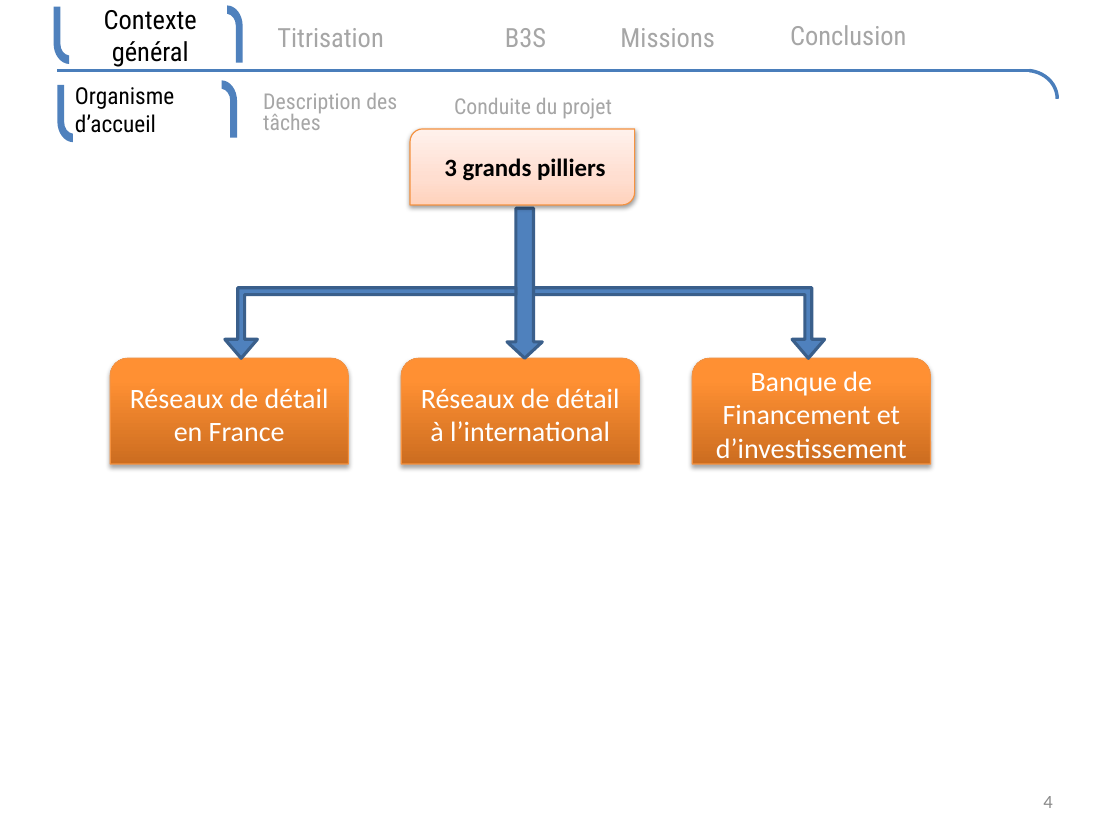
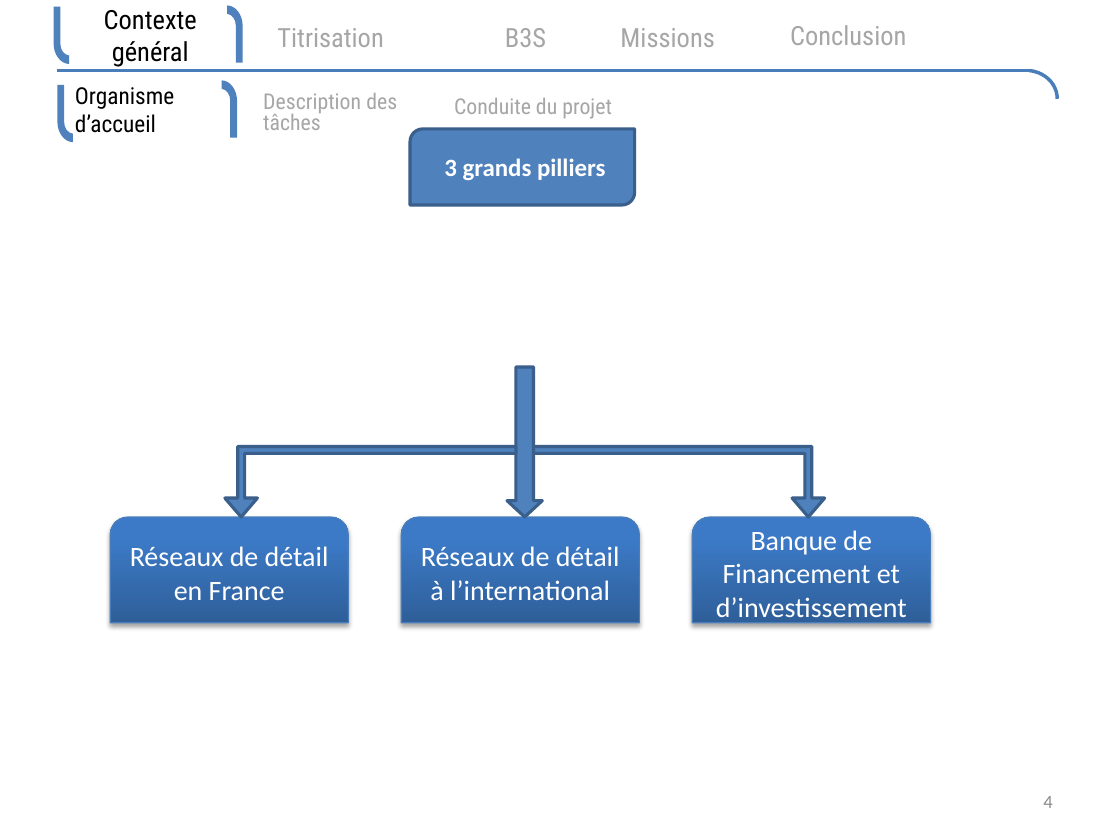
Before and after one commit to abdssamadsabri/hello-world, a slide deck: slide 4 of PFE_PRES (1).pptx. Drawn at 1120x840 pixels with LibreOffice and Linux fonts; fonts in the diff are those of the drawing. Boxes give left, top, right and bottom in pixels: in the first picture for what was removed or moved away, otherwise in the second. Text is boxed around its words. In the diff, an @@ line names an element or a change of style, - is before the commit and + after.

```diff
--- a/PFE_PRES (1).pptx
+++ b/PFE_PRES (1).pptx
@@ round diag rect "3 grands pilliers" at [410, 129, 635, 205]: text colour #000000 to #FFFFFF; fill gradient #FFD2BD to #FFDED0 to #FFF2ED to #4F81BD; outline #F69240 0.75 pt to #3A5F8C 2 pt; shadow off @@
@@ 3 round same rects, 2 bent up arrows, 1 down arrow: place and size @@
-3 round same rects, 2 bent up arrows, 1 down arrow at [110, 208, 931, 464]
+3 round same rects, 2 bent up arrows, 1 down arrow at [110, 367, 931, 623]
@@ fill gradient #CC6E20 to #FF9034 to #FF9136 to gradient #2F5F99 to #3D7CC7 to #3A7CCB; outline #F69240 0.75 pt to #4B7EBC 0.75 pt in 3 elements at [110, 517, 348, 623], [401, 517, 640, 623], [692, 517, 931, 623] @@
```
Also in this commit, not shown: 14 other slides changed.
